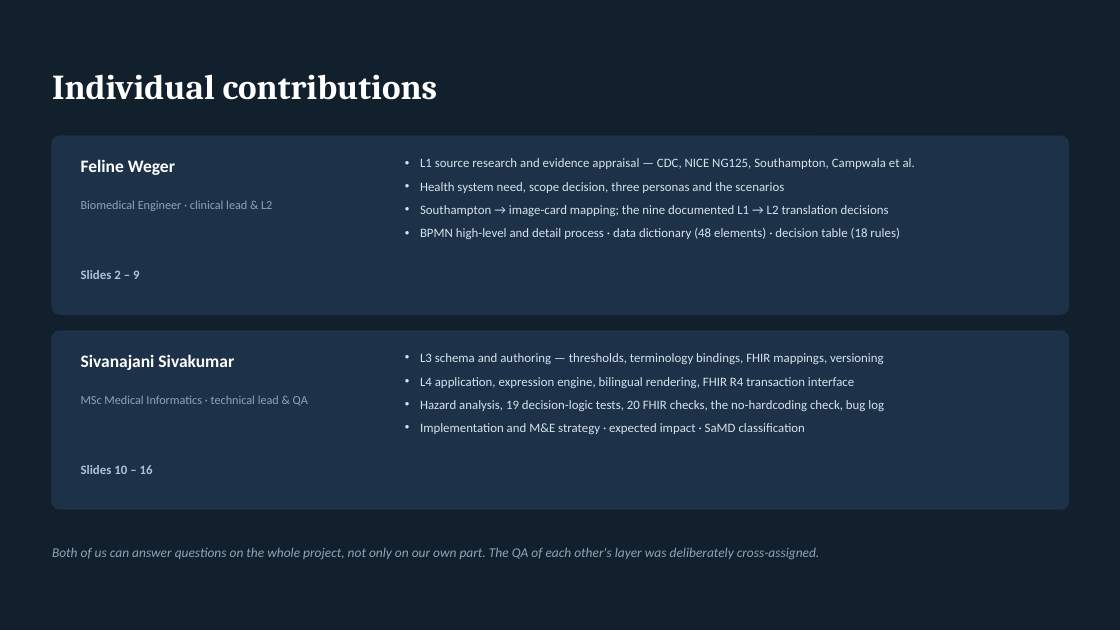
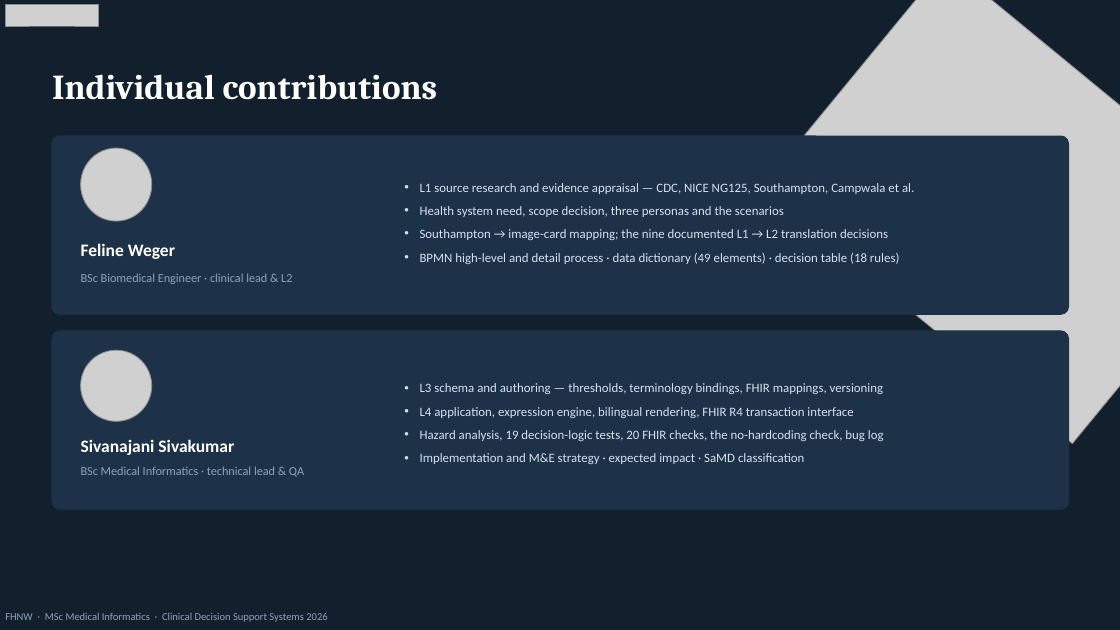
Before and after one commit to Sivanajani/smart-wound-guideline-app, a slide deck: slide 15 of submission/WundCheck_CDSS_Presentation.pptx. Drawn at 1120x630 pixels with LibreOffice and Linux fonts; fonts in the diff are those of the drawing; grey boxes stand for pictures. Boxes give left, top, right and bottom in pixels: in the first picture for what was removed or moved away, otherwise in the second. Text is boxed around its words. In the diff, an @@ line names an element or a change of style, - is before the commit and + after.

Commit message:
Update WundCheck CDSS presentation with latest revisions

```diff
--- a/submission/WundCheck_CDSS_Presentation.pptx
+++ b/submission/WundCheck_CDSS_Presentation.pptx
@@ picture added at (5,4,98,26) @@
@@ picture added at (762,0,1120,444) @@
@@ picture added at (81,148,152,221) @@
@@ text "L1 source research and evidence ...": place and size @@
-text "L1 source research and evidence ..." at (420,158,915,239)
+text "L1 source research and evidence ..." at (420,183,914,264)
@@ text "Feline Weger": place and size @@
-text "Feline Weger" at (81,159,175,175)
+text "Feline Weger" at (81,243,175,259)
@@ text at (420,253,899,264): text changed @@
-• BPMN high-level and detail process · data dictionary (48 elements) · decision table (18 rules)
+• BPMN high-level and detail process · data dictionary (49 elements) · decision table (18 rules)
@@ text at (81,273,292,284): text changed @@
-Biomedical Engineer · clinical lead & L2
+BSc Biomedical Engineer · clinical lead & L2
@@ text removed at (81,270,139,279) @@
-Slides 2 – 9
@@ picture added at (81,350,152,422) @@
@@ text "L3 schema and authoring — ...": place and size @@
-text "L3 schema and authoring — ..." at (420,353,884,434)
+text "L3 schema and authoring — ..." at (420,383,884,464)
@@ text "Sivanajani Sivakumar": place and size @@
-text "Sivanajani Sivakumar" at (81,354,234,370)
+text "Sivanajani Sivakumar" at (81,439,234,455)
@@ text at (81,466,304,477): text changed @@
-MSc Medical Informatics · technical lead & QA
+BSc Medical Informatics · technical lead & QA
@@ text removed at (81,465,153,474) @@
-Slides 10 – 16
@@ text removed at (52,547,820,559) @@
-Both of us can answer questions on the whole project, not only on our own part. The QA of each other's layer was deliberately cross-assigned.
@@ text added at (5,613,327,622), 9 pt, text #8FA3B8 @@
+FHNW · MSc Medical Informatics · Clinical Decision Support Systems 2026
```
Also in this commit, not shown: 24 other slides changed, 1 slide added, 1 slide removed, 4 other files.
